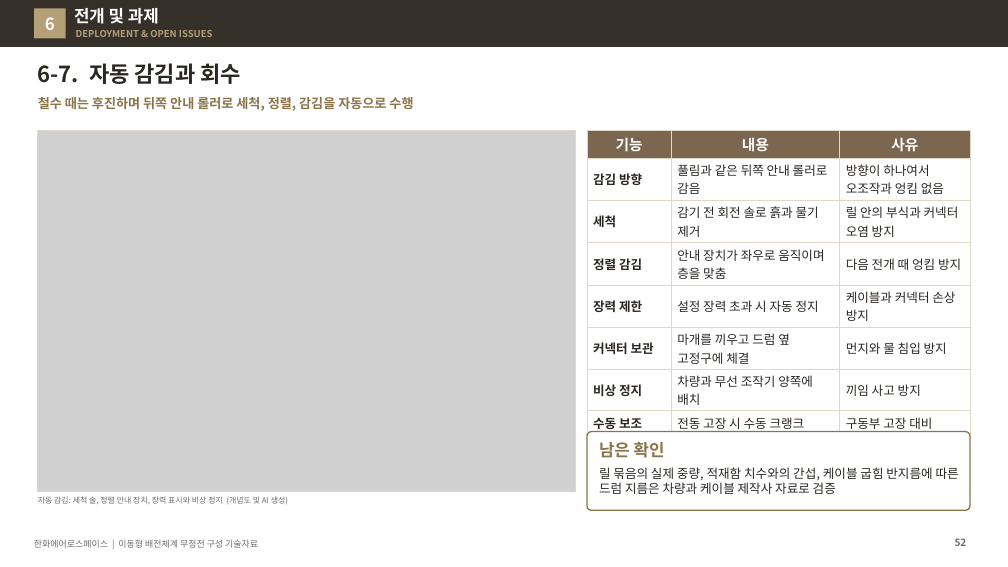
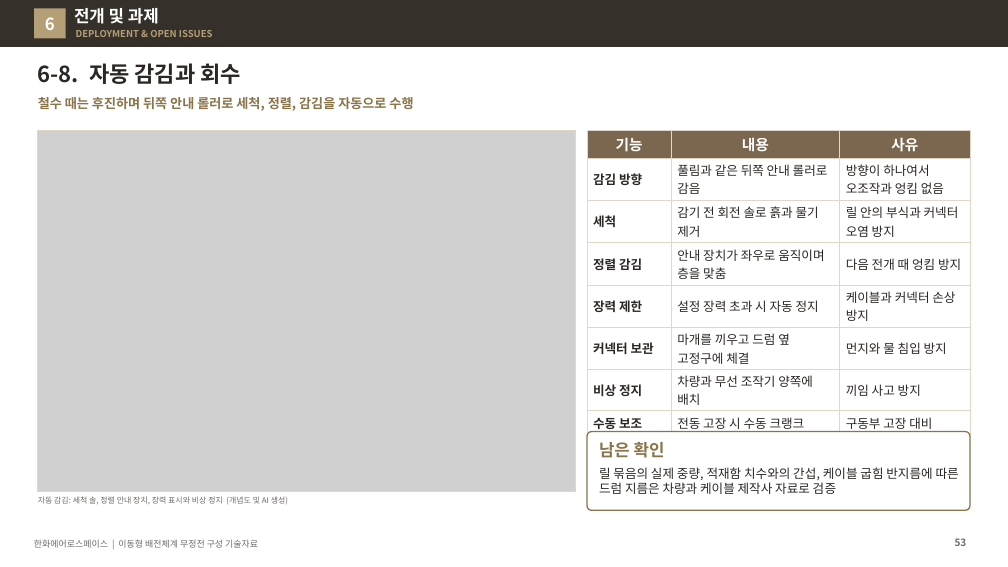
Before and after one commit to byunjd112-hue/headroom, a slide deck: slide 53 of mobile_ems/docs/out/IFPS_이동형배전체계_무정전구성_기술자료_Rev72.pptx (slide 52 before the commit). Drawn at 1008x567 pixels with LibreOffice and Linux fonts; fonts in the diff are those of the drawing; grey boxes stand for pictures. Boxes give left, top, right and bottom in pixels: in the first picture for what was removed or moved away, otherwise in the second. Text is boxed around its words. In the diff, an @@ line names an element or a change of style, - is before the commit and + after.

```diff
--- a/mobile_ems/docs/out/IFPS_이동형배전체계_무정전구성_기술자료_Rev72.pptx
+++ b/mobile_ems/docs/out/IFPS_이동형배전체계_무정전구성_기술자료_Rev72.pptx
@@ title at (38,63,242,84): text changed @@
-6-7. 자동 감김과 회수
+6-8. 자동 감김과 회수
```
Also in this commit, not shown: 3 other slides changed, 1 slide added, 4 other files.
